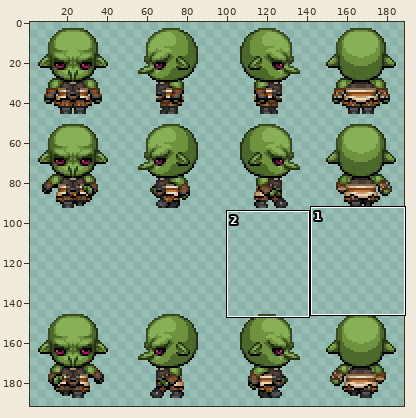
Sprite sheet -- public/dist/assets/sprites/goblin.png. Above: a wide view before the commit, with the close-up outlined.
Close-up. Before:
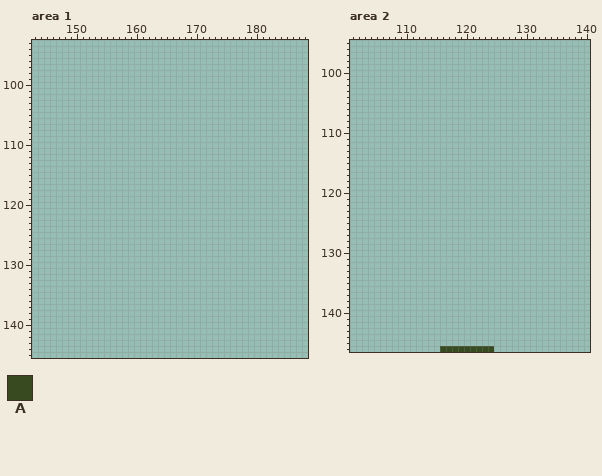
The file is 144x192 pixels. Colours within 5 levels of each other are drawn and written as one. Shown: area 1: x 143..188, y 93..145; area 2: x 101..140, y 95..146. The old version is drawn lined up with the new one. The wide view leaves out empty margins. The commit also changed other parts of the picture, which this record leaves out.
Palette (. is transparent): A #384a20
Pixels before, area 1 (only the part around the change), first column x 147:
 93 ..........................................
 94 ..........................................
 95 ..........................................
 96 ..........................................
 97 ..........................................
 98 ..........................................
 99 ..........................................
100 ..........................................
101 ..........................................
102 ..........................................
103 ..........................................
104 ..........................................
105 ..........................................
106 ..........................................
107 ..........................................
108 ..........................................
109 ..........................................
110 ..........................................
111 ..........................................
112 ..........................................
113 ..........................................
114 ..........................................
115 ..........................................
116 ..........................................
117 ..........................................
118 ..........................................
119 ..........................................
120 ..........................................
121 ..........................................
122 ..........................................
123 ..........................................
124 ..........................................
125 ..........................................
126 ..........................................
127 ..........................................
128 ..........................................
129 ..........................................
130 ..........................................
131 ..........................................
132 ..........................................
133 ..........................................
134 ..........................................
135 ..........................................
136 ..........................................
137 ..........................................
138 ..........................................
139 ..........................................
140 ..........................................
141 ..........................................
142 ..........................................
143 ..........................................
144 ..........................................
145 ..........................................
Pixels before, area 2, first column x 116:
146 AAAAAAAAA
The result:
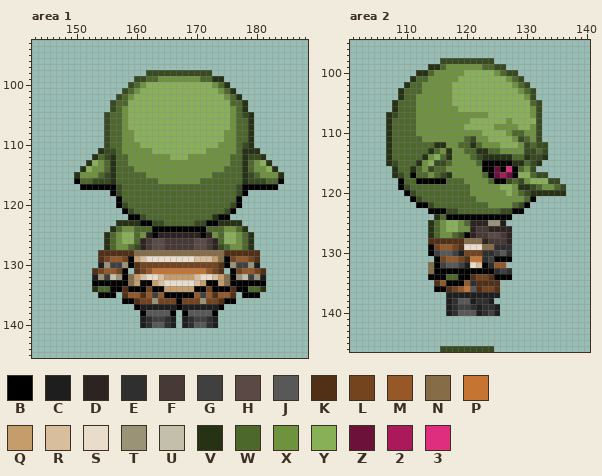
Colours new in this view: B #000000  C #1e1e1e  D #2d2422  E #2f2f2f  F #473936  G #404040  H #5a4945  J #585858  K #513015  L #73441e  M #955826  N #866d48  P #c57432  Q #c49d6a  R #d8be9c  S #eadcca  T #9a9376  U #c3bfab  V #263214  W #4d682b  X #6e923d  Y #88b157  Z #6c113a  2 #aa1a5a  3 #e02e7e
Diff:
canvas 144x192 -> 192x192; drawings rearranged on the sheet (the old picture shows each at its new place)
Changed rows in their new state; - is an unchanged pixel.
Area 1:
first column x 150:
 98 ------------AAAAAAAAAAA------------
 99 ----------AAWWXXXXXXXWWVV----------
100 ---------AWXYYYYYYYYYYYXWV---------
101 --------AWXYYYYYYYYYYYYYXWV--------
102 -------AWXYYYYYYYYYYYYYYYXWV-------
103 ------AWWYYYYYYYYYYYYYYYYYWWV------
104 ------AWXYYYYYYYYYYYYYYYYYXWV------
105 -----AWWXYYYYYYYYYYYYYYYYYXWAV-----
106 -----AWWXYYYYYYYYYYYYYYYYYXWWV-----
107 -----AWWXYYYYYYYYYYYYYYYYYXWWV-----
108 -----AWWXXYYYYYYYYYYYYYYYXXWWV-----
109 -----AWWXXYYYYYYYYYYYYYYYXXWWV-----
110 -----AWWXXXYYYYYYYYYYYYYXXXWAV-----
111 ----VAAWXXXXXYYYYYYYYYXXXXXWVVV----
112 ---VWAVWWXXXXXXXYYYXXXXXXXWWVAAV---
113 --VYXWVWWXXXXXXXXXXXXXXXXXWWVWXYV--
114 -VYXXWVWWWXXXXXXXXXXXXXXXWWWVWXXYV-
115 VXXXWAVWWWWWXXXXXXXXXXXWWWWWVAWXXXV
116 BWWAAAVWWWWWWWXXXXXXXWWWWWWWVAAAWWB
117 -BBBBBBAWWWWWWWWWWWWWWWWWWWABBBBBB-
118 ------BAWWWWWWWWWWWWWWWWWWWAB------
119 -------BWWWWWWWWWWWWWWWWWWWB-------
120 -------BAWWWWWWWWWWWWWWWWWAB-------
121 --------BAWWWWWWWWWWWWWWWAB--------
122 ---------BBAWWWWWWWWWWWVBB---------
123 -------VVVVBBAAWWWWWAABBVVVV-------
124 ------VWXXWWWBBBBBBBBBWWWXXWV------
125 -----VWXYYWXDBDDDDDDDBDXWYYXWV-----
126 -----VWXYYWDFHHFFFFFHHFDWYYXWV-----
127 -----VWXXWADFHHFFFFFHHFDAWXXWV-----
128 ----KKKKKKNNNNNNNNNNNNNNNKKKKKK----
129 ----KLMMLBQRSSSSSSSSRRRQNBLMMLK----
130 ----CTGGTBKLLLLLLLLLLLLLKBTGGTC----
131 ---KLMMLB-KLMPPPPPPPPPMLK-BLMMLK---
132 ---CTGUTBNQRSSRQQQQQRSSRQNBTUGTC---
133 ---BBBBBBNQBBQRSSSSSRQBBQNBBBBBB---
134 ---VWWBBKBBBLBBQQQQQBBLBBBKBBWWV---
135 ----BBB-KMMKMGMBBBBBMGMKMMK-BBB----
136 --------BBKLLTLLLBLLLTLLKBB--------
137 ----------BCCCCCCBCCCCCCB----------
138 -----------BJJJJB-BJJJJB-----------
139 -----------CEGGEC-CEGGEC-----------
140 -----------CEJJEC-CEJJEC-----------
Area 2:
first column x 107:
 98 ---------AAAAAAAAA------------
 99 -------VVWXXXXXXWWAA----------
100 -----VVWXXXXXYYYYYXWAA--------
101 ----VWWXXXXXYYYYYYYYXWA-------
102 ---VWWXXXXXYYYYYYYYYYXWA------
103 --VWWWXXXXXYYYYYYYYYYYXWA-----
104 --VWWXXXXXXYYYYYYYYYYYYXA-----
105 -VWWWXXXXXXYYYYYYYYYYYYYWA----
106 -VWWWXXXXXXXYYYYYYYYYYYYXA----
107 VAWWWXXXXXXXXXXXXYYYYYYYXA----
108 VWWWWXXXXXXXXXYYYYYYXYYYYA----
109 VWWWWXXXXXXXXYYYYYXXXXYYXA----
110 VWWWWXXXXXXXXXXXYYYYXWWXXA----
111 VWWWWWXXXXXXXWAXXYYYYXAWXA----
112 VWWWWWWWVVXXWWVWXXXYYYXAWAA---
113 VWWWWWWVWXVXXWWVVWWXXXXAAWA---
114 VWWWWWVXYWVXXXWAVVVVVWWVAAV---
115 VAWWWVXYAAWXXXXWBBBBBVVWAV----
116 -VWWVWXAWWXXXXXXBBZB3BWXA-----
117 -VAWBWWXWAVXXXXXWBZ2ZBYYWAA---
118 --BWWBBBBBWWWXXXXWBBAWAXYYYAA-
119 --BAWWWWWWWWWWXXXXXYYXVVAWXXWA
120 ---BAWWWWWWWWWXXXXXXYXWAVVVVVV
121 ----BAWWWWWWWWWXXXXXXXXWB-----
122 -----BBAWWWWWWWWWXXXXWAB------
123 -------BBBAAWWWWWWWAABB-------
124 --------VWBBBBBBBBBBB---------
125 -------VWXYYXWDDDTTC----------
126 -------VWXYYXXDFFDDDD---------
127 -------VWXXWABDFFHHFD---------
128 -------KKKKKKNNNDFFFD---------
129 -------BLMMLKSSSNNEEE---------
130 -------BGJJGCLLLEEGJE---------
131 --------BLMMLKPPEGBBB---------
132 -------NBGJJGCSRBEMM----------
133 -------NBBBBBBBBBBEGE---------
134 -------BBBWWBBKLLKBBB---------
135 --------KMBBBMEKKKK-----------
136 --------BBKLMPJKLLK-----------
137 ----------CCCCCCCCC-----------
138 ----------CEJJCEEC------------
139 ----------CEGGECEEC-----------
140 ----------CEJJJCEGC-----------
Where, in picture pixels (left, top, right, bottom), the same in both close-ups:
added: (74, 70, 284, 328)
added: (386, 58, 566, 316)
